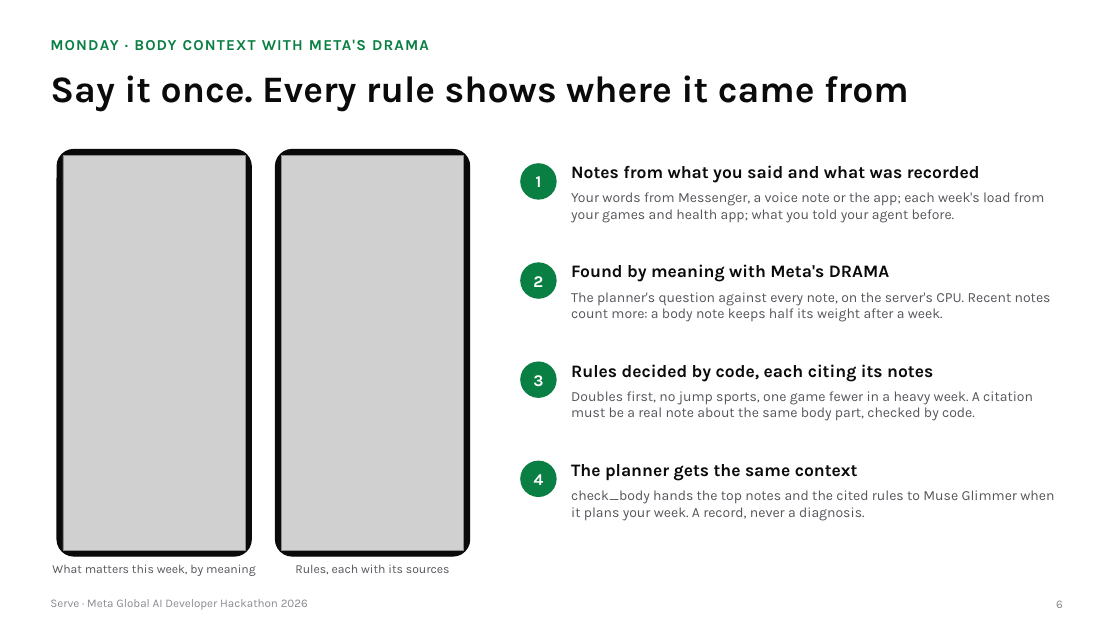
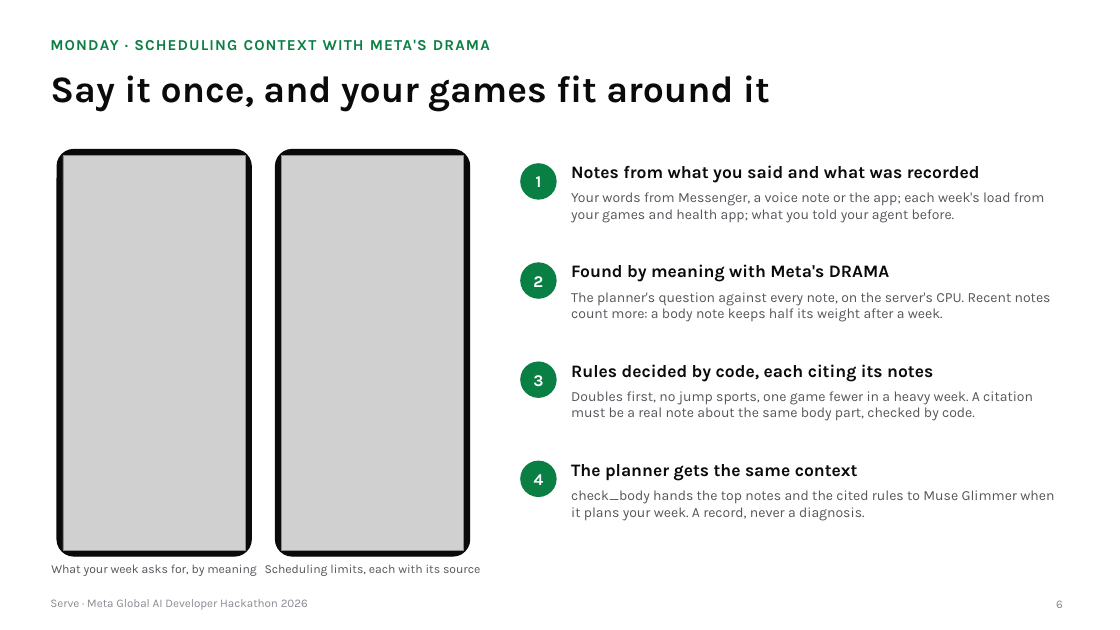
Before and after one commit to gino6178/serve-meta-hackathon, a slide deck: slide 6 of video/deck/Serve_Meta_deck.pptx. Drawn at 1120x630 pixels with LibreOffice and Linux fonts; fonts in the diff are those of the drawing; grey boxes stand for pictures. Boxes give left, top, right and bottom in pixels: in the first picture for what was removed or moved away, otherwise in the second. Text is boxed around its words. In the diff, an @@ line names an element or a change of style, - is before the commit and + after.

```diff
--- a/video/deck/Serve_Meta_deck.pptx
+++ b/video/deck/Serve_Meta_deck.pptx
@@ text at [50,39,490,50]: text changed @@
-MONDAY · BODY CONTEXT WITH META'S DRAMA
+MONDAY · SCHEDULING CONTEXT WITH META'S DRAMA
@@ title at [50,75,770,112]: text changed @@
-Say it once. Every rule shows where it came from
+Say it once, and your games fit around it
@@ text at [51,564,257,576]: text changed @@
-What matters this week, by meaning
+What your week asks for, by meaning
@@ text at [265,564,480,576]: text changed @@
-Rules, each with its sources
+Scheduling limits, each with its source
```
Also in this commit, not shown: 4 other slides changed, 2 other files.
